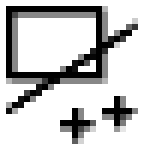
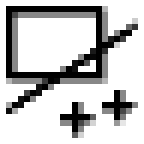
Layered file, before and after one edit (144 x 144). Changes by layer:
painted on "Selections" over [60, 90, 138, 144]
